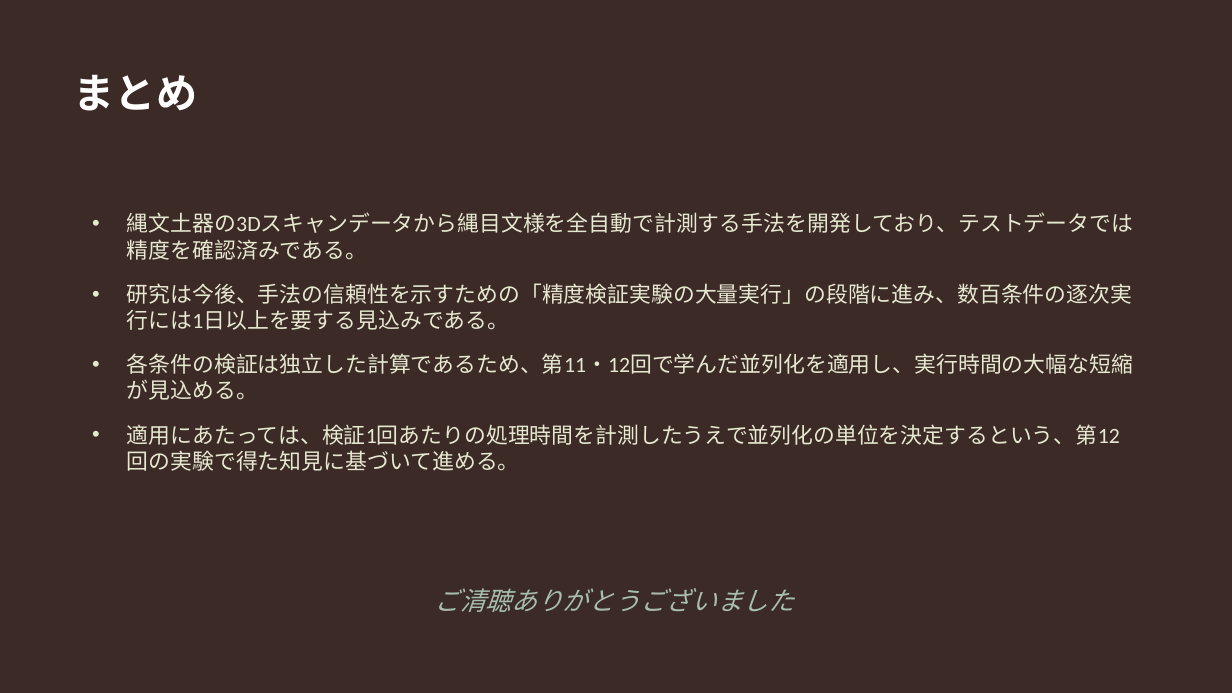
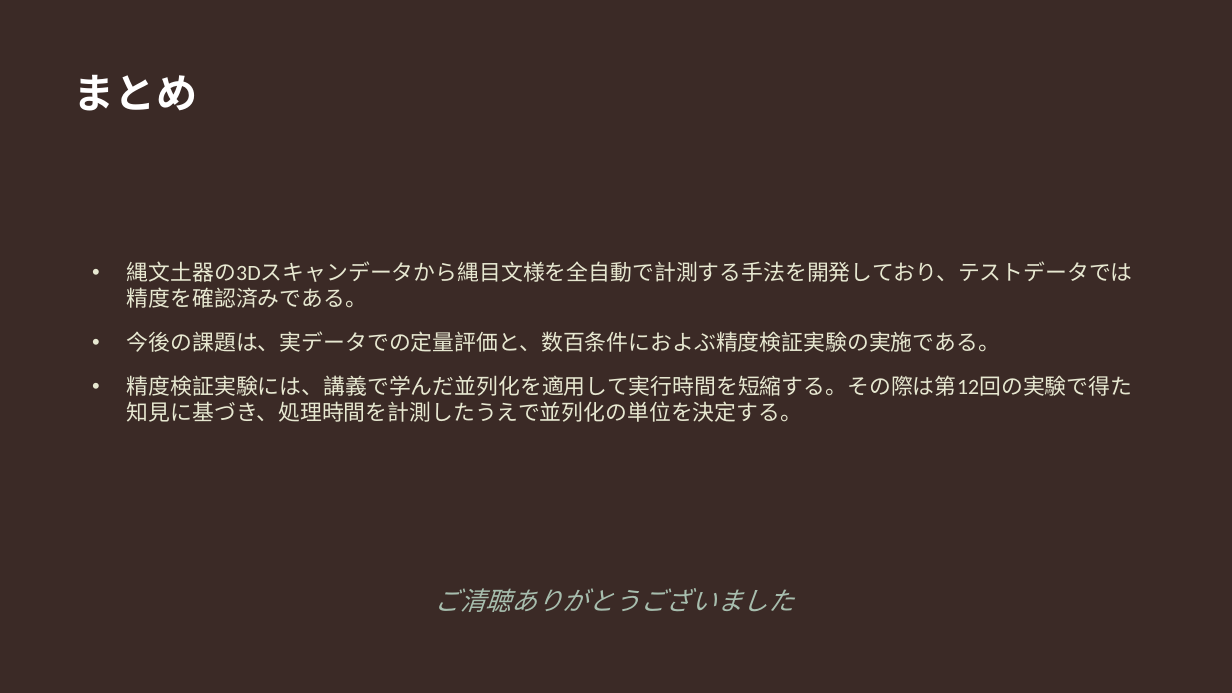
Before and after one commit to Ryusan09/MultivariatAanalysis, a slide deck: slide 7 of 13/第13回発表_修士研究と大規模計算.pptx (slide 9 before the commit). Drawn at 1232x693 pixels with LibreOffice and Linux fonts; fonts in the diff are those of the drawing. Boxes give left, top, right and bottom in pixels: in the first picture for what was removed or moved away, otherwise in the second. Text is boxed around its words. In the diff, an @@ line names an element or a change of style, - is before the commit and + after.

```diff
--- a/13/第13回発表_修士研究と大規模計算.pptx
+++ b/13/第13回発表_修士研究と大規模計算.pptx
@@ text at box(127, 331, 1132, 422): text changed @@
-• 研究は今後、手法の信頼性を示すための「精度検証実験の大量実行」の段階に進み、数百条件の逐次実行には1日以上を要する見込みである。
-• 各条件の検証は独立した計算であるため、第11・12回で学んだ並列化を適用し、実行時間の大幅な短縮が見込める。
-• 適用にあたっては、検証1回あたりの処理時間を計測したうえで並列化の単位を決定するという、第12回の実験で得た知見に基づいて進める。
+• 今後の課題は、実データでの定量評価と、数百条件におよぶ精度検証実験の実施である。
+• 精度検証実験には、講義で学んだ並列化を適用して実行時間を短縮する。その際は第12回の実験で得た知見に基づき、処理時間を計測したうえで並列化の単位を決定する。
```
Also in this commit, not shown: 1 other slide changed, 2 slides removed.
